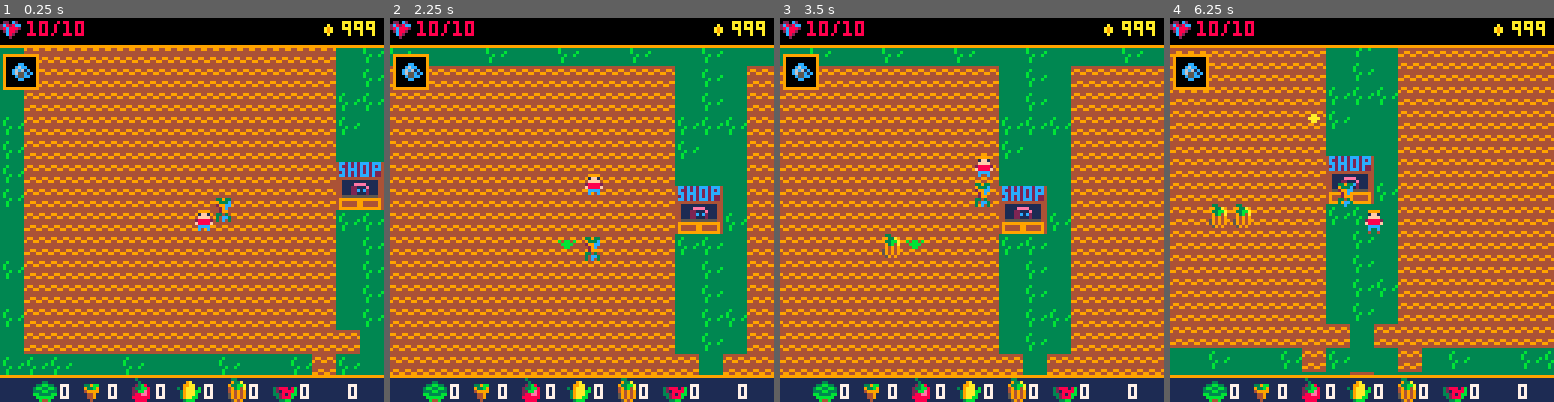
Above: before the commit, frames 1-4 (left to right).
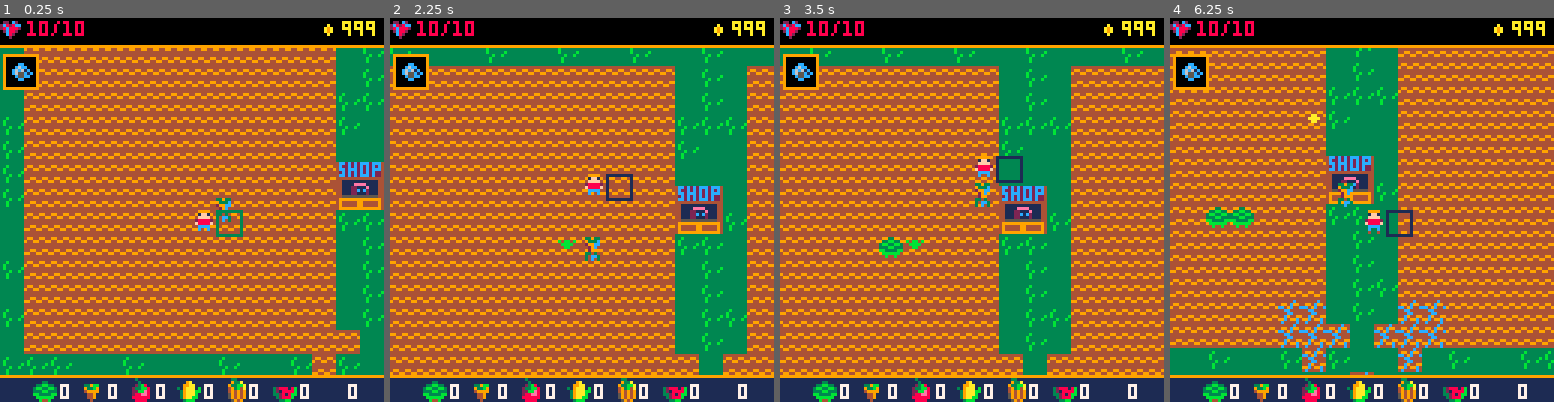
Above: after the commit, the same moments.

Repository: alexjbusch/GameJam2020
Game: PICO-8 cartridge GMTK-GameJam2020-Game/necrofarmicon.p8
The game is run twice, just before and just after one commit, with the same random seed, the same clock (stepped at 60 frames per second) and the same inputs.
Inputs:
- Up to frame 1 (0.25 s): no input
- Up to frame 2 (2.25 s): tap X (X key) at 0.33, 1.07, 1.85 s; tap O (Z key) at 0.7, 1.7, 2.1 s; hold Right 1.6-2.1 s; hold Up from 2.15 s (still down)
- Up to frame 3 (3.5 s): release Up at 2.42 s; hold Right 2.47-3.03 s; tap O (Z key) at 2.5, 2.9, 3.3 s; tap X (X key) at 2.97 s; hold Left from 3.08 s (still down)
- Up to frame 4 (6.25 s): release Left at 3.58 s; hold Down 3.63-3.97 s; tap O (Z key) every 0.4 s from 3.7 to 6.1 s; hold Right 4.02-4.68 s; tap X (X key) at 4.08, 5.2 s; hold Up 4.73-5.03 s; hold Left 5.08-5.68 s; hold Down 5.73-6.03 s; hold Right from 6.08 s (still down)

The runs differ from the first frame. In frame 1, 0.2% of the frame differs, in the area x 56-64%, y 50-58%; in frame 2, 0.2%; in frame 3, 0.4%; in frame 4, 1.8%, in the area x 9-72%, y 48-93%.

Commit message:
hitbox collision now functional

Diff:
--- a/GMTK-GameJam2020-Game/necrofarmicon.p8
+++ b/GMTK-GameJam2020-Game/necrofarmicon.p8
@@ -27,6 +27,7 @@
 -- corruption seed on the map
 corruption_range=1--tiles
 corruption_timer=0
+time_till_next_corruption = 2
 
 boundary_x =256
 boundary_y =256
@@ -94,7 +95,7 @@
 function corrupt_dirt()
  corruption_timer+=delta_time
  --seconds till next corruption
- if corruption_timer>30 then
+ if corruption_timer>time_till_next_corruption then
   local x = corr_seed_pos.x/8
   local y = corr_seed_pos.y/8
   local offset_x=-corruption_range
@@ -148,7 +149,7 @@
 sprite=0,
 direction="right",
 item="watering_pail",
-seed="pumpkin",
+seed="lettuce",
 harvested={lettuce=0,carrot=0,tomato=0,corn=0,melon=0,pumpkin=0,lemon=0},
 running=false,
 dash_ready=false,
@@ -176,6 +177,7 @@
 draw=function(self)
  self:animate()
  spr(self.sprite,self.x,self.y)
+ hitbox_collision(self.x+8,self.y,8,8)
 end,
 animate=function(self)
 
@@ -511,6 +513,8 @@
 update=function(self)
  if self.class == "pumpkin" then
   self:move_toward_target()
+ elseif self.class == "lettuce" then
+  self:stab_outwards()
  end
 end,
 draw=function(self)
@@ -524,7 +528,7 @@
   self.sprite=104
  elseif self.class == "melon" then
   self.sprite=108
- elseif self.class == "cabbage" then
+ elseif self.class == "lettuce" then
   self.sprite=106
  elseif self.class == "lemon" then
   self.sprite=132
@@ -542,6 +546,15 @@
 
 	 self.x+=self.dx*self.speed
 	 self.y+=self.dy*self.speed
+ end
+end,
+stab_outwards=function(self)
+ if distance(player.x+4,player.y+4,self.x+4,self.y+4)
+ <= 15 then
+  --do animation and damage
+  --player if they're still
+  --within this distance
+  --at the end of the anim
  end
 end
 }
@@ -573,6 +586,23 @@
 
   return hit
 end
+
+function hitbox_collision(px,py,hitbox_h,hitbox_w)
+ hitbox = {
+  x=px,
+  y=py,
+  h=hitbox_h,
+  w=hitbox_w
+ }
+ local colour = 1
+ for e in all(enemies) do
+  if collision(hitbox,e) then
+   colour = 3
+  end
+ end
+ rect(px,py,px+hitbox_w,py+hitbox_h,colour)
+end
+
 
 -->8
 --ui layer tab
